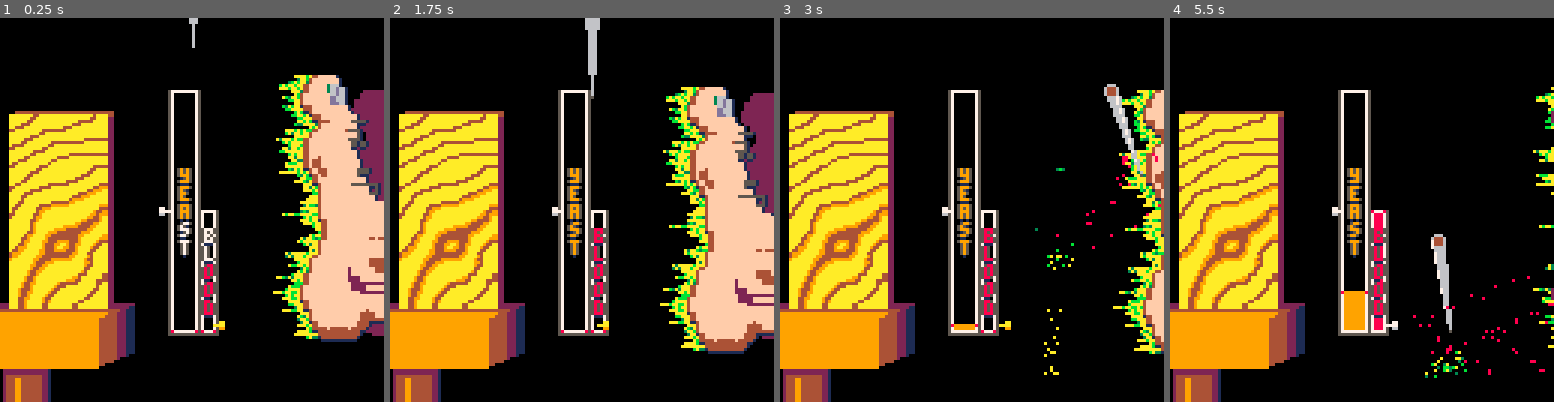
Above: before the commit, frames 1-4 (left to right).
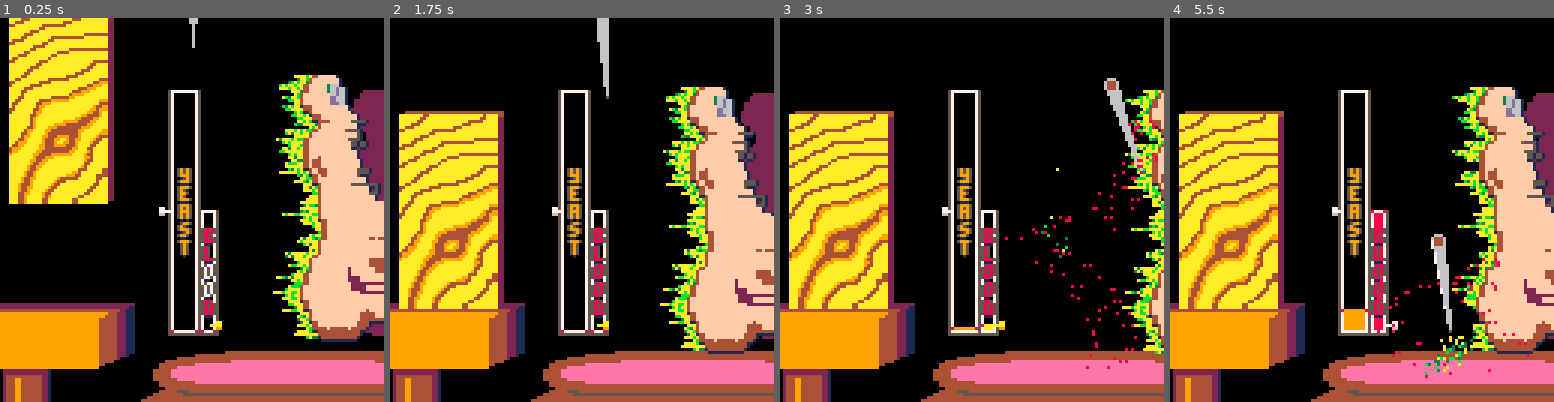
Above: after the commit, the same moments.

Repository: PingSquad/shenanijam
Game: PICO-8 cartridge dwarven-ale.p8
The game is run twice, just before and just after one commit, with the same random seed, the same clock (stepped at 60 frames per second) and the same inputs.
Inputs:
- Up to frame 1 (0.25 s): no input
- Up to frame 2 (1.75 s): tap X (X key) at 0.33, 1.07 s; tap O (Z key) at 0.7, 1.7 s; hold Right from 1.6 s (still down)
- Up to frame 3 (3 s): tap X (X key) at 1.85, 2.97 s; release Right at 2.1 s; tap O (Z key) at 2.1, 2.5, 2.9 s; hold Up 2.15-2.42 s; hold Right from 2.47 s (still down)
- Up to frame 4 (5.5 s): release Right at 3.03 s; hold Left 3.08-3.58 s; tap O (Z key) every 0.4 s from 3.3 to 5.3 s; hold Down 3.63-3.97 s; hold Right 4.02-4.68 s; tap X (X key) at 4.08, 5.2 s; hold Up 4.73-5.03 s; hold Left from 5.08 s (still down)

The runs differ from the first frame. In frame 1, 25% of the frame differs, in the area x 2-100%, y 0-100%; in frame 2, 8.4%; in frame 3, 12%; in frame 4, 22%.

Commit message:
cauldron

Diff:
--- a/dwarven-ale.p8
+++ b/dwarven-ale.p8
@@ -17,6 +17,7 @@
 
 function _init()
  init_table()
+ init_cauldron()
  init_foot()
  init_wood()
  init_knife1()
@@ -35,6 +36,7 @@
 
 function _draw()
  cls()
+ cauldron:draw()
  table:draw()
  draw_fungus()
  draw_foot()
@@ -263,6 +265,18 @@
  draw_graphics(w.gfx,
   w.x,w.y,
   w.w/w.gfx.w)
+end
+
+function init_cauldron()
+ cauldron={
+  x=45,
+  y=lvl[1].bottom-10,
+  gfx=unpack_graphics('000000000000004444444444444444444444444400000000000000000000000444444444444444444444444444444444444000000000000000444444444444444444444444444444444444444444000000000044444444444eeeeeeeeeeeeeeeeeeeeeeee444444444440000000444444eeeeeeeeeeeeeeeeeeeeeeeeeeeeeeeeeeee444444000000444eeeeeeeeeeeeeeeeeeeeeeeeeeeeeeeeeeeeeeeeee44400000444eeeeeeeeeeeeeeeeeeeeeeeeeeeeeeeeeeeeeeeeeeee4440000444eeeeeeeeeeeeeeeeeeeeeeeeeeeeeeeeeeeeeeeeeeee4440000444eeeeeeeeeeeeeeeeeeeeeeeeeeeeeeeeeeeeeeeeeeee44400000444eeeeeeeeeeeeeeeeeeeeeeeeeeeeeeeeeeeeeeeeee444000000444444eeeeeeeeeeeeeeeeeeeeeeeeeeeeeeeeeeee444444000000044444444444444444444444444444444444444444444440000000044444444444444444444444444444444444444444444440000000444554444444444444444444444444444444444444455444000004444455555555555555555555555555555555555555554444400044444444444444444444444444444444444444444444444444440444444444444444444444444444444444444444444444444444444',
+                      54),
+  draw=function(s)
+   draw_graphics(s.gfx,s.x,s.y,2)
+  end
+ }
 end
 
 function init_table()
